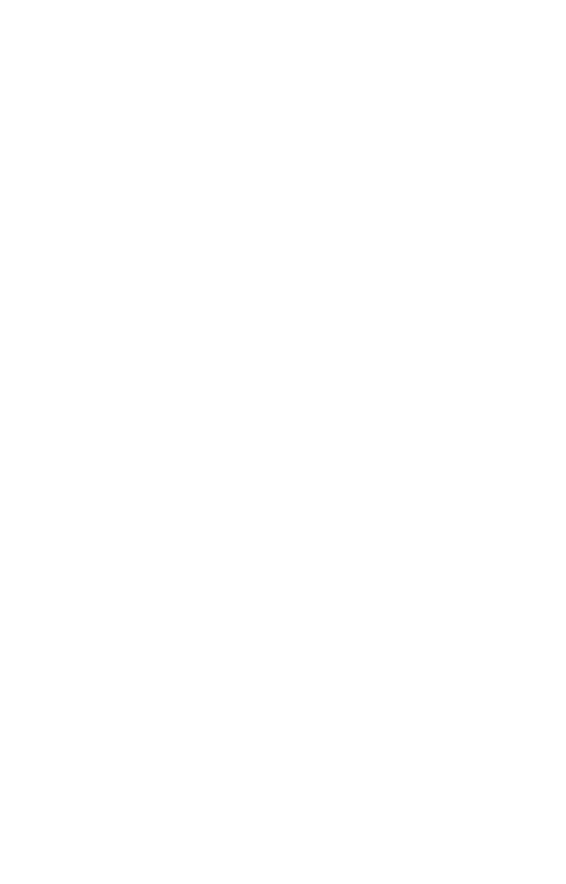
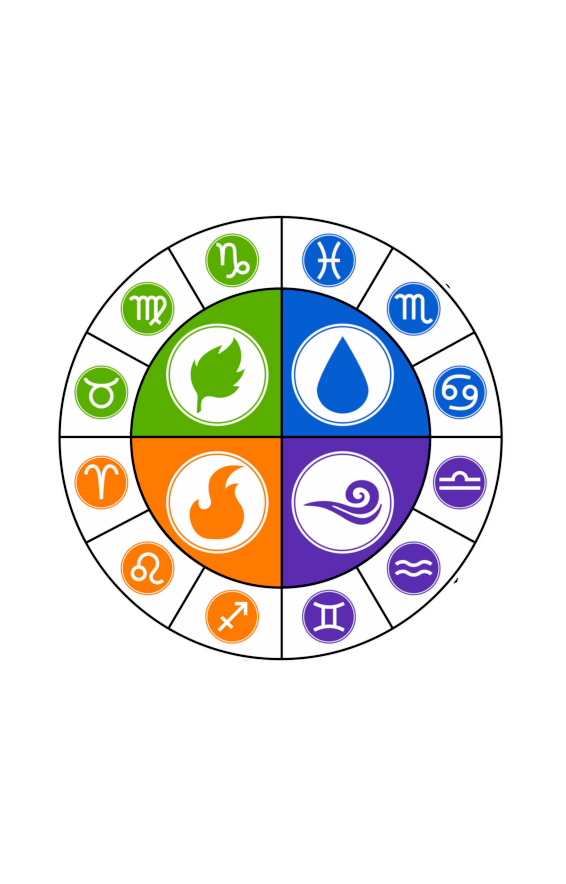
Comparing the layer stacks of the two (566, 884) images. Changes:
showed "Signos", painted on it over (57, 214, 504, 662)
